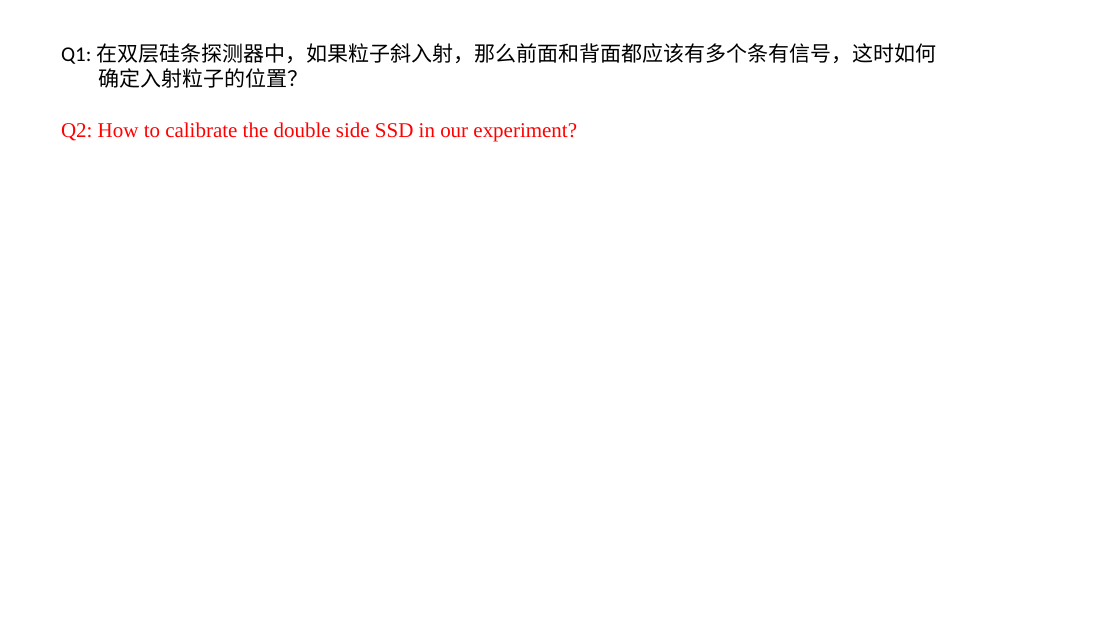
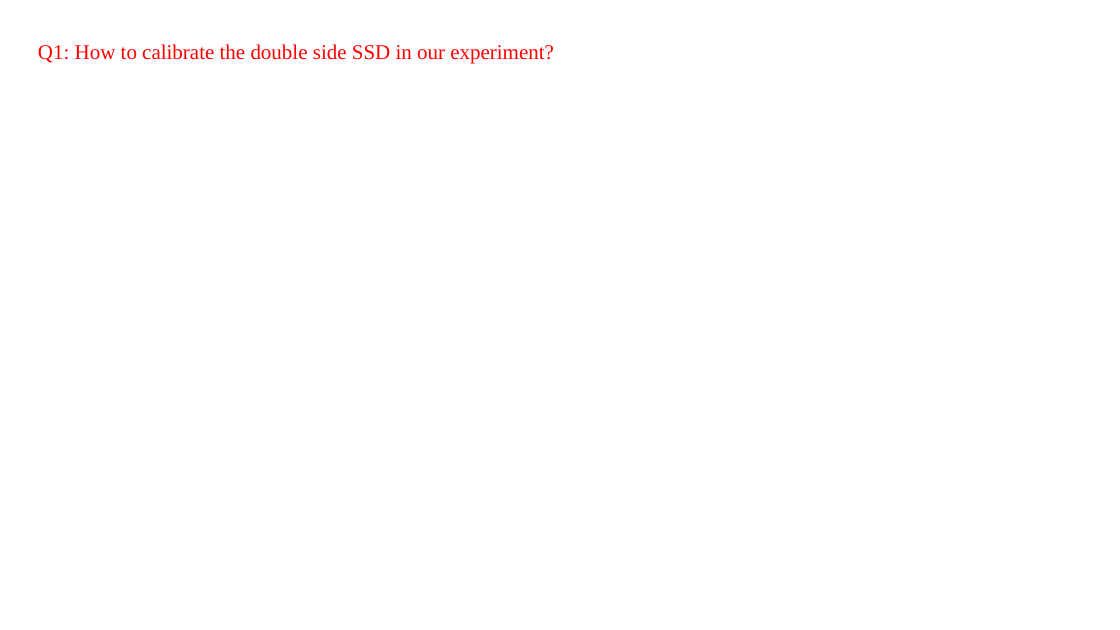
Before and after one commit to gfh16/StudyNotes, a slide deck: slide 1 of 03DE-E-Detector.pptx. Drawn at 1120x630 pixels with LibreOffice and Linux fonts; fonts in the diff are those of the drawing. Boxes give left, top, right and bottom in pixels: in the first picture for what was removed or moved away, otherwise in the second. Text is boxed around its words. In the diff, an @@ line names an element or a change of style, - is before the commit and + after.

Commit message:
double-sided silicon strip.

```diff
--- a/03DE-E-Detector.pptx
+++ b/03DE-E-Detector.pptx
@@ text at [38,44,554,64]: text changed @@
-Q2: How to calibrate the double side SSD in our experiment?
+Q1: How to calibrate the double side SSD in our experiment?
@@ text removed at [61,43,936,88] @@
-Q1: 在双层硅条探测器中，如果粒子斜入射，那么前面和背面都应该有多个条有信号，这时如何
-确定入射粒子的位置？
```
Also in this commit, not shown: 1 other slide changed, 2 slides added.
